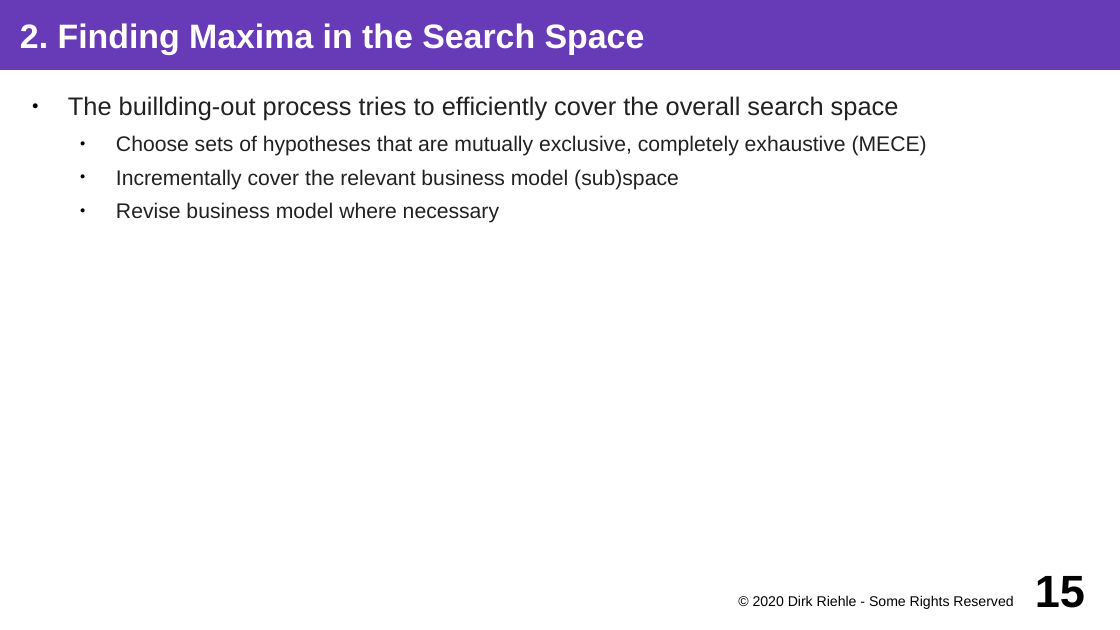
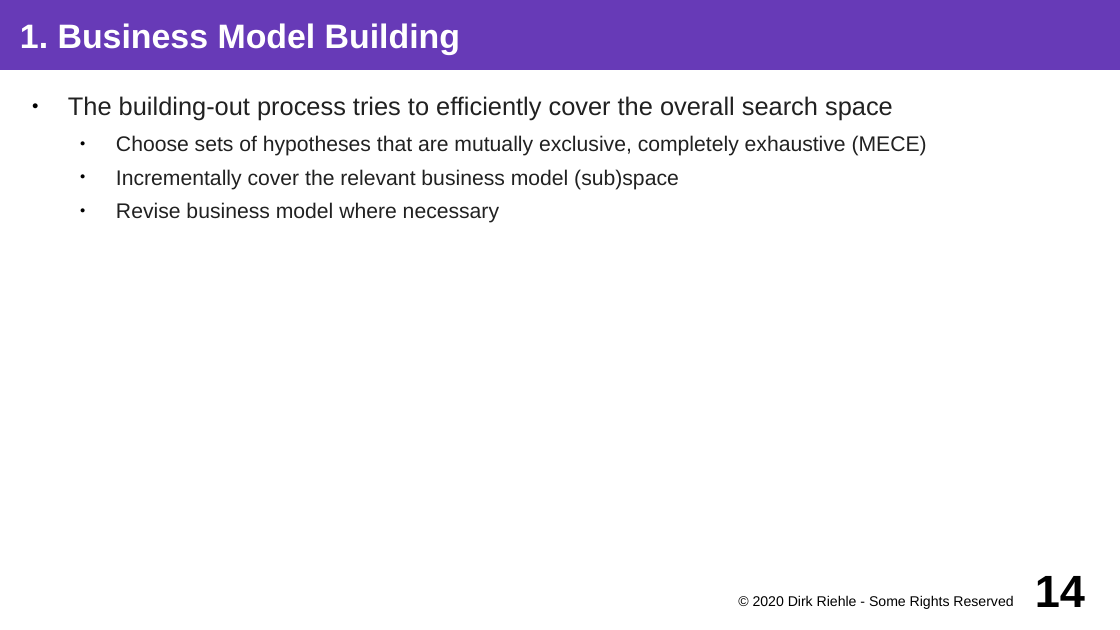
Before and after one commit to dirkriehle/coss-course, a slide deck: slide 14 of Lecture slides/COSS D01 - Software Startups.odp (slide 15 before the commit). Drawn at 1120x630 pixels with LibreOffice and Linux fonts; fonts in the diff are those of the drawing. Boxes give left, top, right and bottom in pixels: in the first picture for what was removed or moved away, otherwise in the second. Text is boxed around its words. In the diff, an @@ line names an element or a change of style, - is before the commit and + after.

Commit message:
Fixes to startup slide deck; in particular pulled theory building before validation

```diff
--- a/Lecture slides/COSS D01 - Software Startups.odp
+++ b/Lecture slides/COSS D01 - Software Startups.odp
@@ title at [20,23,460,55]: text changed @@
-2. Finding Maxima in the Search Space
+1. Business Model Building
@@ text at [68,96,893,120]: text changed @@
-● The buillding-out process tries to efficiently cover the overall search space
+● The building-out process tries to efficiently cover the overall search space
@@ page number at [1035,576,1085,607]: text changed @@
-15
+14
```
Also in this commit, not shown: 14 other slides changed, 3 other files.
